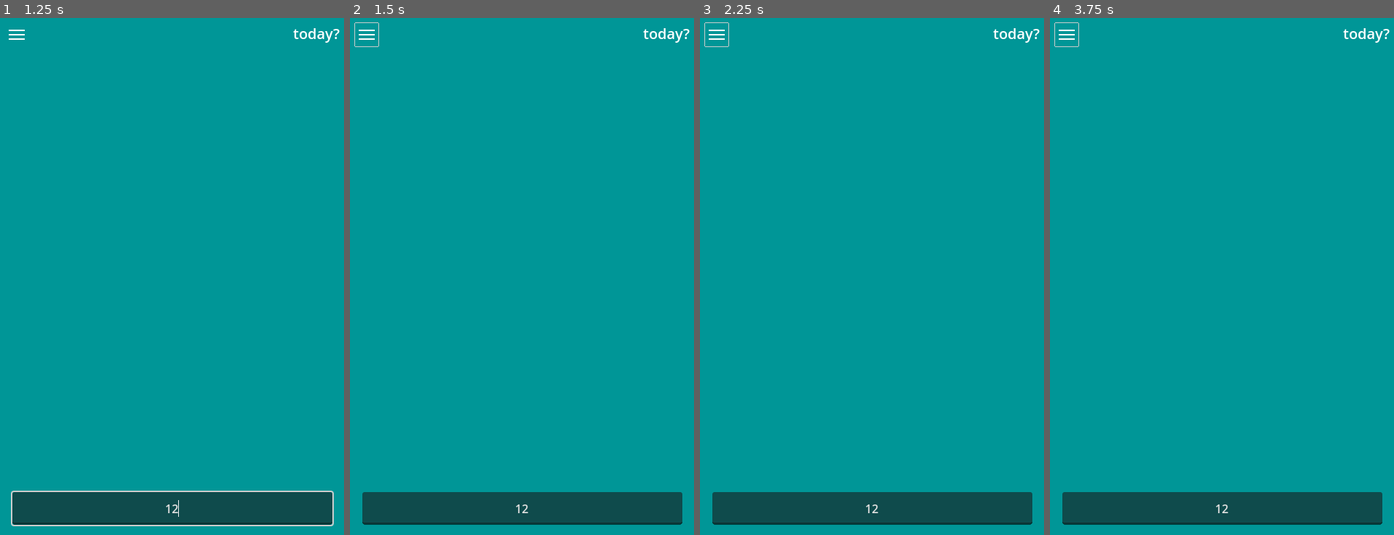
Above: before the commit, frames 1-4 (left to right).
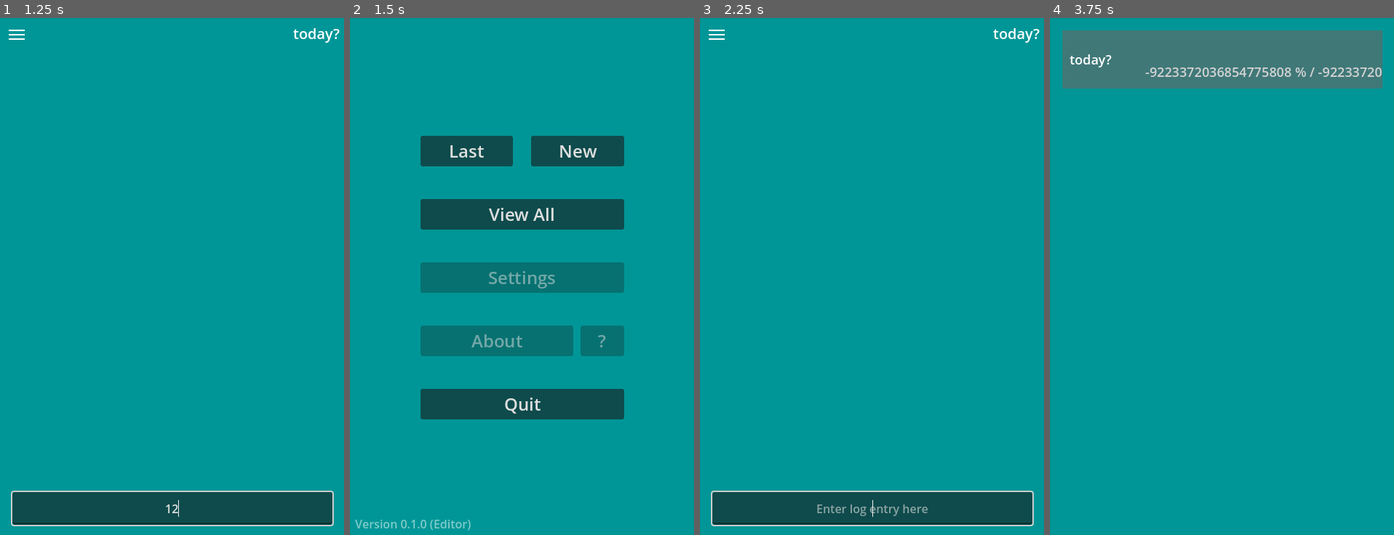
Above: after the commit, the same moments.

Repository: sandorex/timelogger
Game: Godot game, scene res://scenes/ui/view_collection.tscn
Two runs of this game, one before a commit and one after it. Both use one fixed random seed, a clock stepped at 60 frames per second and the inputs below.
Inputs (mouse positions are in pixels of both pictures, inside the frame that each line leads up to):
- Up to frame 1 (1.25 s): click (172, 509) at 0.52 s; type "12" at 0.6 s
- Up to frame 2 (1.5 s): click (367, 33) at 1.27 s
- Up to frame 3 (2.25 s): click (816, 152) at 2 s, where only the run after the commit has a clickable "Last"
- Up to frame 4 (3.75 s): click (1067, 33) at 2.77 s; click (1222, 214) at 3.5 s, where only the run after the commit has a clickable "View All"

Frame 1 is identical in both runs. In frame 2, 23% of the frame differs, in the area x 1-99%, y 0-100%; in frame 3, 0.9%; in frame 4, 16%.

Commit message:
More work, added a simple menu

Diff:
--- a/autoload/globals.gd
+++ b/autoload/globals.gd
@@ -1,5 +1,6 @@
 extends Node
 
+var SCENE_MENU := load("res://scenes/ui/menu.tscn")
 var SCENE_VIEW_CALENDAR := load("res://scenes/ui/view_calendar.tscn")
 var SCENE_VIEW_COLLECTION := load("res://scenes/ui/view_collection.tscn")
 
--- a/classes/datetime.gd
+++ b/classes/datetime.gd
@@ -5,6 +5,10 @@
 	var date_dict = Time.get_datetime_dict_from_unix_time(time)
 
 	var output := ""
+
+	# day does not work properly # TODO probably something with the time calculation
+	#if date_dict.day > 0:
+		#output += str(date_dict.day) + "d "
 
 	if date_dict.hour > 0:
 		output += str(date_dict.hour) + "h "
--- a/other/theme.tres
+++ /dev/null
@@ -1,4 +0,0 @@
-[gd_resource type="Theme" format=3 uid="uid://dqo22fja1bqg5"]
-
-[resource]
-default_font_size = 24
--- a/project.godot
+++ b/project.godot
@@ -11,6 +11,7 @@
 [application]
 
 config/name="timelogger"
+config/version="0.1.0"
 run/main_scene="res://scenes/ui/view_collection.tscn"
 config/quit_on_go_back=false
 config/features=PackedStringArray("4.2", "GL Compatibility")
--- /dev/null
+++ b/scenes/ui/menu.gd
@@ -0,0 +1,21 @@
+extends Control
+
+@onready var version_label: Label = %VersionLabel
+
+func _ready() -> void:
+	self.version_label.text = "Version " + ProjectSettings.get_setting("application/config/version", "420blazeit")
+
+	if OS.has_feature("editor"):
+		self.version_label.text += " (Editor)"
+	elif OS.has_feature("debug"):
+		self.version_label.text += " (Debug)"
+
+func _on_last_button_pressed() -> void:
+	get_tree().change_scene_to_packed.call_deferred(Globals.SCENE_VIEW_COLLECTION)
+
+func _on_view_all_button_pressed() -> void:
+	get_tree().change_scene_to_packed.call_deferred(Globals.SCENE_VIEW_CALENDAR)
+
+func _on_new_button_pressed() -> void:
+	# create collection and just use timestamp
+	Globals.log_calendar.log_collections.append(LogCollection.create_collection(Time.get_datetime_string_from_system()))
--- /dev/null
+++ b/scenes/ui/menu.tscn
@@ -0,0 +1,107 @@
+[gd_scene load_steps=2 format=3 uid="uid://bije22ubluu3w"]
+
+[ext_resource type="Script" path="res://scenes/ui/menu.gd" id="1_qswpb"]
+
+[node name="Menu" type="Control"]
+layout_mode = 3
+anchors_preset = 15
+anchor_right = 1.0
+anchor_bottom = 1.0
+grow_horizontal = 2
+grow_vertical = 2
+script = ExtResource("1_qswpb")
+
+[node name="ColorRect" type="ColorRect" parent="."]
+layout_mode = 1
+anchors_preset = 15
+anchor_right = 1.0
+anchor_bottom = 1.0
+grow_horizontal = 2
+grow_vertical = 2
+color = Color(3.85046e-07, 0.58805, 0.590802, 1)
+metadata/_edit_lock_ = true
+
+[node name="VersionLabel" type="Label" parent="."]
+unique_name_in_owner = true
+modulate = Color(1, 1, 1, 0.501961)
+layout_mode = 1
+anchors_preset = 2
+anchor_top = 1.0
+anchor_bottom = 1.0
+offset_left = 10.0
+offset_top = -33.0
+offset_right = 61.0
+offset_bottom = -10.0
+grow_vertical = 0
+text = "V 4.2.0"
+
+[node name="VBoxContainer" type="VBoxContainer" parent="."]
+custom_minimum_size = Vector2(280, 0)
+layout_mode = 1
+anchors_preset = 8
+anchor_left = 0.5
+anchor_top = 0.5
+anchor_right = 0.5
+anchor_bottom = 0.5
+offset_left = -20.0
+offset_top = -20.0
+offset_right = 20.0
+offset_bottom = 20.0
+grow_horizontal = 2
+grow_vertical = 2
+theme_override_constants/separation = 45
+
+[node name="HBoxContainer" type="HBoxContainer" parent="VBoxContainer"]
+layout_mode = 2
+theme_override_constants/separation = 25
+
+[node name="LastButton" type="Button" parent="VBoxContainer/HBoxContainer"]
+layout_mode = 2
+size_flags_horizontal = 3
+theme_override_font_sizes/font_size = 24
+text = "Last"
+
+[node name="NewButton" type="Button" parent="VBoxContainer/HBoxContainer"]
+layout_mode = 2
+size_flags_horizontal = 3
+theme_override_font_sizes/font_size = 24
+text = "New"
+
+[node name="ViewAllButton" type="Button" parent="VBoxContainer"]
+layout_mode = 2
+size_flags_horizontal = 3
+theme_override_font_sizes/font_size = 24
+text = "View All"
+
+[node name="SettingsButton" type="Button" parent="VBoxContainer"]
+layout_mode = 2
+theme_override_font_sizes/font_size = 24
+disabled = true
+text = "Settings"
+
+[node name="HBoxContainer2" type="HBoxContainer" parent="VBoxContainer"]
+layout_mode = 2
+theme_override_constants/separation = 10
+
+[node name="AboutButton" type="Button" parent="VBoxContainer/HBoxContainer2"]
+layout_mode = 2
+size_flags_horizontal = 3
+theme_override_font_sizes/font_size = 24
+disabled = true
+text = "About"
+
+[node name="HelpButton" type="Button" parent="VBoxContainer/HBoxContainer2"]
+custom_minimum_size = Vector2(60, 0)
+layout_mode = 2
+theme_override_font_sizes/font_size = 24
+disabled = true
+text = "?"
+
+[node name="QuitButton" type="Button" parent="VBoxContainer"]
+layout_mode = 2
+theme_override_font_sizes/font_size = 24
+text = "Quit"
+
+[connection signal="pressed" from="VBoxContainer/HBoxContainer/LastButton" to="." method="_on_last_button_pressed"]
+[connection signal="pressed" from="VBoxContainer/HBoxContainer/NewButton" to="." method="_on_new_button_pressed"]
+[connection signal="pressed" from="VBoxContainer/ViewAllButton" to="." method="_on_view_all_button_pressed"]
--- a/scenes/ui/view_collection.gd
+++ b/scenes/ui/view_collection.gd
@@ -1,4 +1,6 @@
 extends Control
+
+# TODO clone this and adapt it so there is a view_last_collection and view_collection
 
 @onready var date_label: Label = %DateLabel
 @onready var time_elapsed_label: Label = %TimeElapsedLabel
@@ -79,3 +81,6 @@
 		self.line_edit.modulate.a = 0.8
 	else:
 		self.line_edit.modulate.a = 1
+
+func _on_menu_button_pressed() -> void:
+	get_tree().change_scene_to_packed.call_deferred(Globals.SCENE_MENU)
--- a/scenes/ui/view_collection.tscn
+++ b/scenes/ui/view_collection.tscn
@@ -91,7 +91,7 @@
 middle_mouse_paste_enabled = false
 caret_blink = true
 
-[node name="Button" type="Button" parent="."]
+[node name="MenuButton" type="Button" parent="."]
 layout_mode = 0
 offset_left = 10.0
 offset_top = 10.0
@@ -102,3 +102,4 @@
 flat = true
 
 [connection signal="text_changed" from="LineEdit" to="." method="_on_line_edit_text_changed"]
+[connection signal="pressed" from="MenuButton" to="." method="_on_menu_button_pressed"]
